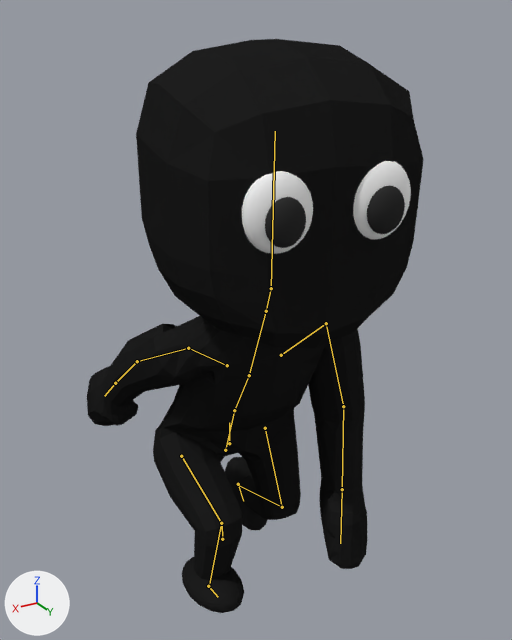
A saved change to the Blender file tools/blender/source/character_final.blend.
Before and after are seen from a 50 mm lens placed at (0.787, 1.504, 1.437), pointed at (-0.039, 0.126, 0.748). The axes (+X, +Y, +Z) are drawn at lower left. The lights are the same throughout. The older version comes first. Both versions are drawn at frame 2 of the action 'CrouchWalk'; the numbers are the values there. The bones that change, and the others that lie on the model, are drawn over the model as lines.

In view in the first picture: 'Body'.
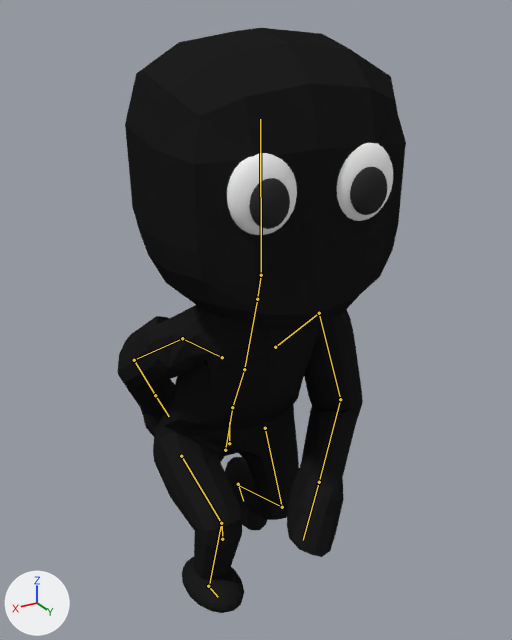
Where the change shows, as pixel boxes (x1, y1, x2, y2) in the pictures (512 x 640 px):
'Body', posed (14% narrower)
    before: (87, 39, 424, 613)
    after: (118, 28, 406, 613)
bone 'Hips', root to tip
    before: (225, 450) to (234, 410)
    after: (225, 450) to (232, 407)
bone 'Head', root to tip
    before: (271, 288) to (275, 131)
    after: (261, 275) to (260, 119)
bone 'LowerArm.L', root to tip
    before: (343, 406) to (342, 489)
    after: (340, 399) to (319, 482)
bone 'LowerArm.R', root to tip
    before: (137, 361) to (115, 383)
    after: (134, 360) to (155, 395)

The change, as a list of edits to the scene's bpy script:
```text
Change bone_hips:
    where bone_hips = bpy.data.objects['CharacterArmature'].pose.bones['Hips']  # child of 'Body'
    bone_hips.rotation_quaternion: (0.975, 0.223, 0.0, 0.0) -> (0.982, 0.189, 0.0, 0.0)  # degrees (26, 0, 0) -> degrees (22, 0, 0)
Change bone_head:
    where bone_head = bpy.data.objects['CharacterArmature'].pose.bones['Head']  # child of 'Neck'
    bone_head.rotation_quaternion: (0.985, -0.174, 0.0, 0.0) -> (0.989, -0.149, 0.0, 0.0)  # degrees (-20, 0, 0) -> degrees (-17, 0, 0)
Change bone_lowerarm_l:
    where bone_lowerarm_l = bpy.data.objects['CharacterArmature'].pose.bones['LowerArm.L']  # child of 'UpperArm.L'
    bone_lowerarm_l.rotation_quaternion: (0.948, 0.135, 0.131, -0.208) -> (0.856, 0.165, 0.09, -0.458)  # degrees (12, 18, -23) -> degrees (12, 18, -54)
Change bone_lowerarm_r:
    where bone_lowerarm_r = bpy.data.objects['CharacterArmature'].pose.bones['LowerArm.R']  # child of 'UpperArm.R'
    bone_lowerarm_r.rotation_quaternion: (0.992, 0.069, 0.013, 0.056) -> (0.94, 0.063, 0.031, 0.323)  # degrees (8, 1, 7) -> degrees (8, 1, 38)
```
